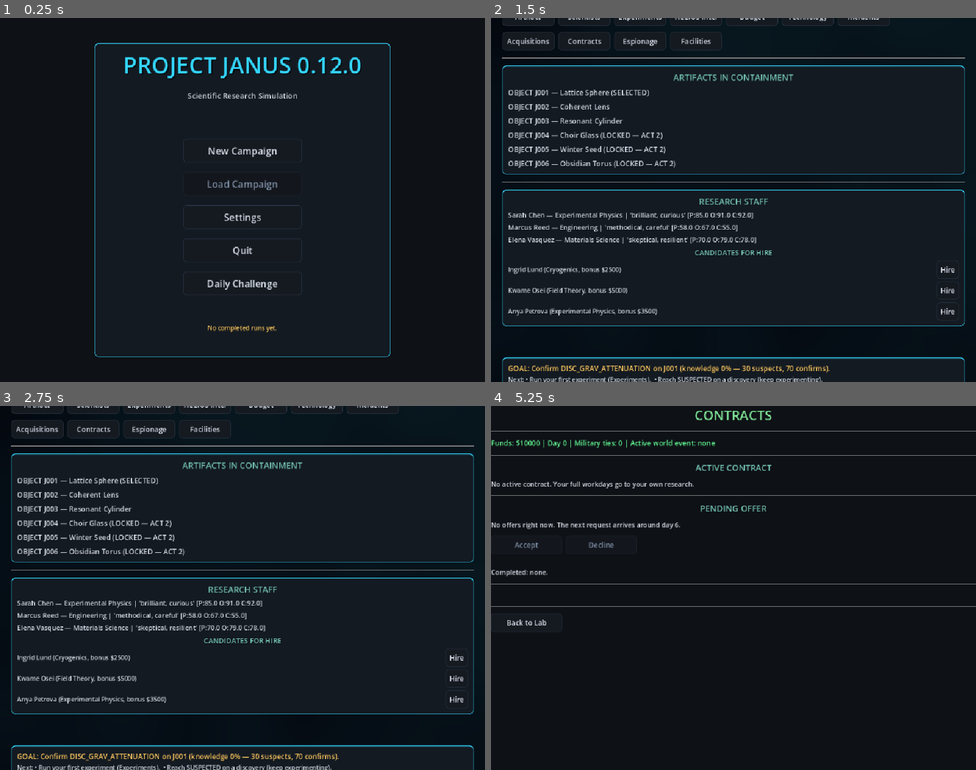
Above: before the commit, frames 1-4 (two rows, left to right).
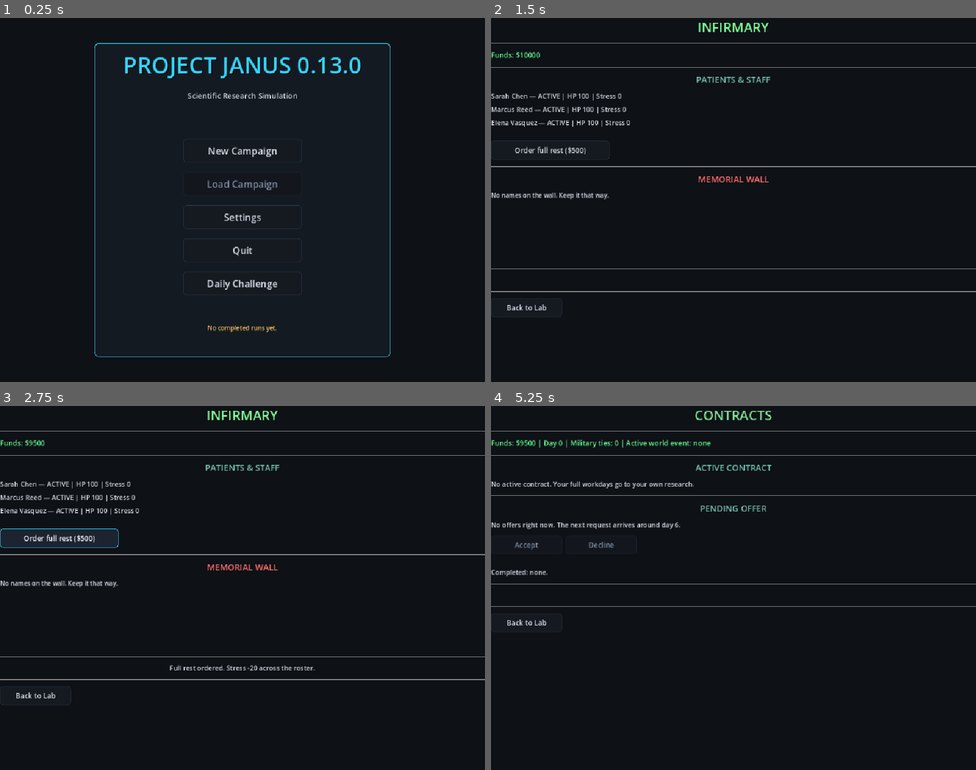
Above: after the commit, the same moments.

Repository: lutecian/project-janus
Game: Godot game, scene res://scenes/main/main_menu.tscn
The game is run twice, just before and just after one commit, with the same random seed, the same clock (stepped at 60 frames per second) and the same inputs.
Inputs (mouse positions are in pixels of both pictures, inside the frame that each line leads up to):
- Up to frame 1 (0.25 s): no input
- Up to frame 2 (1.5 s): click "Daily Challenge" at 0.5 s; click (752, 39) at 1.25 s, where only the run after the commit has a clickable "Infirmary"
- Up to frame 3 (2.75 s): click (58, 537) at 2 s, where only the run after the commit has a clickable "Order full rest ($500)"
- Up to frame 4 (5.25 s): click (524, 697) at 2.75 s, where only the run after the commit has a clickable "Back to Lab"; click "Acquisitions" at 3.5 s; click "Back to Lab" at 4.25 s; click "Contracts" at 5 s

The runs differ from the first frame. In frame 1, less than 0.1% of the frame differs, in the area x 68-71%, y 10-16%; in frame 2, 11%; in frame 3, 12%, in the area x 0-100%, y 0-100%; in frame 4, 0.4%.

Commit message:
JANUS 0.13 infirmary+memorial: treat/rest/wall, version const

Diff:
--- /dev/null
+++ b/scenes/infirmary/infirmary.gd
@@ -0,0 +1,63 @@
+extends Control
+
+@onready var funds_label: Label = $ScrollContainer/VBox/funds_label
+@onready var roster_container: VBoxContainer = $ScrollContainer/VBox/roster_container
+@onready var btn_rest: Button = $ScrollContainer/VBox/rest_row/btn_rest
+@onready var memorial_label: RichTextLabel = $ScrollContainer/VBox/memorial_label
+@onready var status_label: Label = $ScrollContainer/VBox/status_label
+@onready var btn_back: Button = $ScrollContainer/VBox/ButtonRow/btn_back
+
+func _ready():
+	btn_rest.pressed.connect(_on_rest)
+	btn_back.pressed.connect(_on_back)
+	_refresh()
+
+func _refresh():
+	funds_label.text = "Funds: $%d" % GameState.budget.get("funds", 0)
+	for child in roster_container.get_children():
+		child.queue_free()
+	for s in GameState.scientists:
+		var sd: Dictionary = s as Dictionary
+		var row := HBoxContainer.new()
+		row.add_theme_constant_override("separation", 8)
+		var line := Label.new()
+		line.text = "%s %s — %s | HP %d | Stress %d" % [
+			sd.get("first_name", "?"), sd.get("last_name", "?"),
+			sd.get("status", "ACTIVE"),
+			int(sd.get("health", 100)), int(sd.get("stress", 0))
+		]
+		line.add_theme_font_size_override("font_size", 14)
+		line.size_flags_horizontal = Control.SIZE_EXPAND_FILL
+		row.add_child(line)
+		if sd.get("status", "ACTIVE") == "INJURED":
+			var treat_btn := Button.new()
+			treat_btn.text = "Treat ($1500)"
+			treat_btn.pressed.connect(_on_treat.bind(sd.get("id", "")))
+			row.add_child(treat_btn)
+		roster_container.add_child(row)
+	var wall := ""
+	for entry in GameState.get_memorial():
+		var en: Dictionary = entry as Dictionary
+		wall += "--- %s (day %d) ---\n%s\n\n" % [en.get("name", "?"), en.get("day", 0), en.get("text", "")]
+	if wall.is_empty():
+		wall = "No names on the wall. Keep it that way."
+	memorial_label.text = wall.strip_edges()
+
+func _on_treat(sci_id: String):
+	var res: Dictionary = GameState.treat_scientist(sci_id)
+	if res.get("ok", false):
+		status_label.text = "Treated and returned to light duty."
+	else:
+		status_label.text = "Cannot treat (%s)." % res.get("reason", "?")
+	_refresh()
+
+func _on_rest():
+	var res: Dictionary = GameState.order_rest()
+	if res.get("ok", false):
+		status_label.text = "Full rest ordered. Stress -20 across the roster."
+	else:
+		status_label.text = "Cannot rest (%s)." % res.get("reason", "?")
+	_refresh()
+
+func _on_back():
+	get_tree().change_scene_to_file("res://scenes/laboratory/laboratory.tscn")
--- /dev/null
+++ b/scenes/infirmary/infirmary.tscn
@@ -0,0 +1,105 @@
+[gd_scene load_steps=2 format=3 uid="uid://inf00001"]
+
+[ext_resource type="Script" path="res://scenes/infirmary/infirmary.gd" id="1_script"]
+
+[node name="Infirmary" type="Control"]
+layout_mode = 3
+anchors_preset = 15
+anchor_right = 1.0
+anchor_bottom = 1.0
+grow_horizontal = 2
+grow_vertical = 2
+script = ExtResource("1_script")
+
+[node name="ScrollContainer" type="ScrollContainer" parent="."]
+layout_mode = 1
+anchors_preset = 15
+anchor_right = 1.0
+anchor_bottom = 1.0
+grow_horizontal = 2
+grow_vertical = 2
+
+[node name="VBox" type="VBoxContainer" parent="ScrollContainer"]
+layout_mode = 2
+size_flags_horizontal = 3
+size_flags_vertical = 3
+theme_override_constants/separation = 12
+
+[node name="title_label" type="Label" parent="ScrollContainer/VBox"]
+layout_mode = 2
+theme_override_font_sizes/font_size = 28
+theme_override_colors/font_color = Color(0.5, 1, 0.6, 1)
+text = "INFIRMARY"
+horizontal_alignment = 1
+
+[node name="Sep1" type="HSeparator" parent="ScrollContainer/VBox"]
+layout_mode = 2
+
+[node name="funds_label" type="Label" parent="ScrollContainer/VBox"]
+layout_mode = 2
+theme_override_font_sizes/font_size = 15
+theme_override_colors/font_color = Color(0.4, 1, 0.6, 1)
+text = "Funds"
+
+[node name="Sep2" type="HSeparator" parent="ScrollContainer/VBox"]
+layout_mode = 2
+
+[node name="roster_header" type="Label" parent="ScrollContainer/VBox"]
+layout_mode = 2
+theme_override_font_sizes/font_size = 18
+theme_override_colors/font_color = Color(0.46, 0.77, 0.71, 1)
+text = "PATIENTS & STAFF"
+horizontal_alignment = 1
+
+[node name="roster_container" type="VBoxContainer" parent="ScrollContainer/VBox"]
+layout_mode = 2
+theme_override_constants/separation = 8
+
+[node name="Sep3" type="HSeparator" parent="ScrollContainer/VBox"]
+layout_mode = 2
+
+[node name="rest_row" type="HBoxContainer" parent="ScrollContainer/VBox"]
+layout_mode = 2
+theme_override_constants/separation = 8
+
+[node name="btn_rest" type="Button" parent="ScrollContainer/VBox/rest_row"]
+layout_mode = 2
+custom_minimum_size = Vector2(250, 40)
+text = "Order full rest ($500)"
+
+[node name="Sep4" type="HSeparator" parent="ScrollContainer/VBox"]
+layout_mode = 2
+
+[node name="memorial_header" type="Label" parent="ScrollContainer/VBox"]
+layout_mode = 2
+theme_override_font_sizes/font_size = 18
+theme_override_colors/font_color = Color(1, 0.45, 0.45, 1)
+text = "MEMORIAL WALL"
+horizontal_alignment = 1
+
+[node name="memorial_label" type="RichTextLabel" parent="ScrollContainer/VBox"]
+layout_mode = 2
+custom_minimum_size = Vector2(0, 150)
+theme_override_font_sizes/normal_font_size = 13
+scroll_active = true
+autowrap_mode = 2
+
+[node name="Sep5" type="HSeparator" parent="ScrollContainer/VBox"]
+layout_mode = 2
+
+[node name="status_label" type="Label" parent="ScrollContainer/VBox"]
+layout_mode = 2
+theme_override_font_sizes/font_size = 14
+text = ""
+horizontal_alignment = 1
+
+[node name="Sep6" type="HSeparator" parent="ScrollContainer/VBox"]
+layout_mode = 2
+
+[node name="ButtonRow" type="HBoxContainer" parent="ScrollContainer/VBox"]
+layout_mode = 2
+
+[node name="btn_back" type="Button" parent="ScrollContainer/VBox/ButtonRow"]
+layout_mode = 2
+custom_minimum_size = Vector2(150, 40)
+text = "Back to Lab"
--- a/scenes/laboratory/laboratory.gd
+++ b/scenes/laboratory/laboratory.gd
@@ -18,6 +18,7 @@
 @onready var btn_contracts: Button = $MarginContainer/VBox/nav_row2/btn_contracts
 @onready var btn_espionage: Button = $MarginContainer/VBox/nav_row2/btn_espionage
 @onready var btn_facilities: Button = $MarginContainer/VBox/nav_row2/btn_facilities
+@onready var btn_infirmary: Button = $MarginContainer/VBox/nav_row2/btn_infirmary
 @onready var btn_main_menu: Button = $MarginContainer/VBox/footer_row/btn_main_menu
 @onready var btn_save: Button = $MarginContainer/VBox/footer_row/btn_save
 @onready var btn_help: Button = $MarginContainer/VBox/footer_row/btn_help
@@ -51,6 +52,7 @@
 	btn_contracts.pressed.connect(_go.bind("res://scenes/contracts/contracts.tscn"))
 	btn_espionage.pressed.connect(_go.bind("res://scenes/espionage/espionage.tscn"))
 	btn_facilities.pressed.connect(_go.bind("res://scenes/facilities/facilities.tscn"))
+	btn_infirmary.pressed.connect(_go.bind("res://scenes/infirmary/infirmary.tscn"))
 	btn_main_menu.pressed.connect(_on_main_menu)
 	btn_save.pressed.connect(_on_save)
 	btn_help.pressed.connect(_go.bind("res://scenes/help/codex.tscn"))
--- a/scenes/laboratory/laboratory.tscn
+++ b/scenes/laboratory/laboratory.tscn
@@ -124,6 +124,11 @@
 custom_minimum_size = Vector2(110, 30)
 text = "Facilities"
 
+[node name="btn_infirmary" type="Button" parent="MarginContainer/VBox/nav_row2"]
+layout_mode = 2
+custom_minimum_size = Vector2(110, 30)
+text = "Infirmary"
+
 [node name="Sep2" type="HSeparator" parent="MarginContainer/VBox"]
 layout_mode = 2
 
--- a/scripts/autoload/game_state.gd
+++ b/scripts/autoload/game_state.gd
@@ -1,6 +1,6 @@
 extends Node
 
-const GAME_VERSION := "0.12.0"
+const GAME_VERSION := "0.13.0"
 const ObservationSimulator = preload("res://scripts/simulation/observation_simulator.gd")
 
 var campaign_id: String = ""
@@ -1974,6 +1974,55 @@
 			kept.append(s)
 	scientists = kept
 	return {"ok": true, "name": sdef.get("name", "?")}
+
+# --- Infirmary + memorial (uses existing health/stress/story state) ---
+func treat_scientist(sci_id: String) -> Dictionary:
+	for s in scientists:
+		var sd: Dictionary = s as Dictionary
+		if sd.get("id", "") != sci_id:
+			continue
+		if sd.get("status", "ACTIVE") != "INJURED":
+			return {"ok": false, "reason": "not_injured"}
+		if int(budget.get("funds", 0)) < 1500:
+			return {"ok": false, "reason": "insufficient_funds"}
+		budget["funds"] = int(budget.get("funds", 0)) - 1500
+		budget["spent"] = int(budget.get("spent", 0)) + 1500
+		sd["status"] = "ACTIVE"
+		sd["health"] = maxi(int(sd.get("health", 0)), 50)
+		sd["stress"] = 30
+		EventBus.budget_updated.emit(budget["funds"], budget["spent"])
+		return {"ok": true, "cost": 1500}
+	return {"ok": false, "reason": "no_scientist"}
+
+func order_rest() -> Dictionary:
+	if int(budget.get("funds", 0)) < 500:
+		return {"ok": false, "reason": "insufficient_funds"}
+	budget["funds"] = int(budget.get("funds", 0)) - 500
+	budget["spent"] = int(budget.get("spent", 0)) + 500
+	for s in scientists:
+		var sd: Dictionary = s as Dictionary
+		if sd.get("status", "ACTIVE") == "DECEASED":
+			continue
+		sd["stress"] = maxi(int(sd.get("stress", 0)) - 20, 0)
+	EventBus.budget_updated.emit(budget["funds"], budget["spent"])
+	return {"ok": true, "cost": 500}
+
+func get_memorial() -> Array:
+	var out: Array = []
+	for s in scientists:
+		var sd: Dictionary = s as Dictionary
+		if sd.get("status", "") != "DECEASED":
+			continue
+		var found := false
+		for entry in story_log:
+			var en: Dictionary = entry as Dictionary
+			if en.get("kind", "") == "death" and en.get("title", "").contains(_scientist_name(sd.get("id", ""))):
+				out.append({"name": en.get("title", "?"), "day": int(en.get("day", 0)), "text": en.get("text", "")})
+				found = true
+				break
+		if not found:
+			out.append({"name": "KIA: " + _scientist_name(sd.get("id", "")), "day": -1, "text": "They gave everything to the work."})
+	return out
 
 # --- Phase 8 roster: hireable replacements, living cap ---
 const ROSTER_CAP := 5
--- a/tests/scene_test_runner.gd
+++ b/tests/scene_test_runner.gd
@@ -25,7 +25,8 @@
 		"res://scenes/contracts/contracts.tscn",
 		"res://scenes/espionage/espionage.tscn",
 		"res://scenes/facilities/facilities.tscn",
-		"res://scenes/help/codex.tscn"
+		"res://scenes/help/codex.tscn",
+		"res://scenes/infirmary/infirmary.tscn"
 	]
 	_test_next()
 
@@ -169,6 +170,7 @@
 		_test_chal()
 		_test_recovery()
 		_test_tutorial()
+		_test_med()
 		_test_pacing()
 		get_tree().quit()
 		return
@@ -2109,6 +2111,67 @@
 	else:
 		print("%d TUT FAILURES" % failures)
 
+func _test_med():
+	var failures: int = 0
+	GameState.initialize_new_campaign({"name": "Med Test"}, "normal")
+	GameState.select_artifact(0)
+	GameState.budget["funds"] = 30000
+
+	# --- D1: Treatment heals the injured, refuses others ---
+	GameState._harm_scientist("SCIENTIST_CHEN", 70, "in testing")
+	var funds_before: int = GameState.budget["funds"]
+	var tr: Dictionary = GameState.treat_scientist("SCIENTIST_CHEN")
+	if not tr.get("ok", false):
+		push_error("med: treating the injured should work, got %s" % tr)
+		failures += 1
+	var chen := {}
+	for s in GameState.scientists:
+		if (s as Dictionary).get("id", "") == "SCIENTIST_CHEN":
+			chen = s as Dictionary
+	if chen.get("status", "") != "ACTIVE" or int(chen.get("health", 0)) < 50:
+		push_error("med: treatment should restore to active/50hp, got %s/%s" % [chen.get("status", "?"), chen.get("health", "?")])
+		failures += 1
+	if GameState.budget["funds"] != funds_before - 1500:
+		push_error("med: treatment should cost 1500")
+		failures += 1
+	if GameState.treat_scientist("SCIENTIST_REED").get("ok", true):
+		push_error("med: treating the healthy should fail")
+		failures += 1
+	GameState.budget["funds"] = 100
+	GameState._harm_scientist("SCIENTIST_REED", 70, "in testing")
+	if GameState.treat_scientist("SCIENTIST_REED").get("reason", "") != "insufficient_funds":
+		push_error("med: broke treatment should fail on funds")
+		failures += 1
+
+	# --- D2: Ordered rest relieves the whole roster ---
+	GameState.budget["funds"] = 30000
+	for s in GameState.scientists:
+		(s as Dictionary)["stress"] = 60
+	var rr: Dictionary = GameState.order_rest()
+	if not rr.get("ok", false):
+		push_error("med: rest order should succeed, got %s" % rr)
+		failures += 1
+	for s in GameState.scientists:
+		if int((s as Dictionary).get("stress", 99)) != 40:
+			push_error("med: rest should cut stress 60->40")
+			failures += 1
+			break
+
+	# --- D3: The wall remembers ---
+	GameState._harm_scientist("SCIENTIST_VASQUEZ", 200, "in testing")
+	var wall: Array = GameState.get_memorial()
+	if wall.size() != 1:
+		push_error("med: memorial should hold one name, got %d" % wall.size())
+		failures += 1
+	elif "VASQUEZ" not in (wall[0] as Dictionary).get("name", "").to_upper():
+		push_error("med: memorial names the wrong dead: %s" % (wall[0] as Dictionary).get("name", "?"))
+		failures += 1
+
+	if failures == 0:
+		print("MED_OK")
+	else:
+		print("%d MED FAILURES" % failures)
+
 func _test_pacing():
 	var failures: int = 0
 	var exps: Array = GameState.load_experiment_definitions()
--- a/tests/screenshot_harness.gd
+++ b/tests/screenshot_harness.gd
@@ -26,6 +26,7 @@
 	{"path": "res://scenes/espionage/espionage.tscn", "state": true},
 	{"path": "res://scenes/facilities/facilities.tscn", "state": true},
 	{"path": "res://scenes/help/codex.tscn", "state": true},
+	{"path": "res://scenes/infirmary/infirmary.tscn", "state": true},
 ]
 
 var _idx := 0
Not shown, changed: CHANGELOG.md
